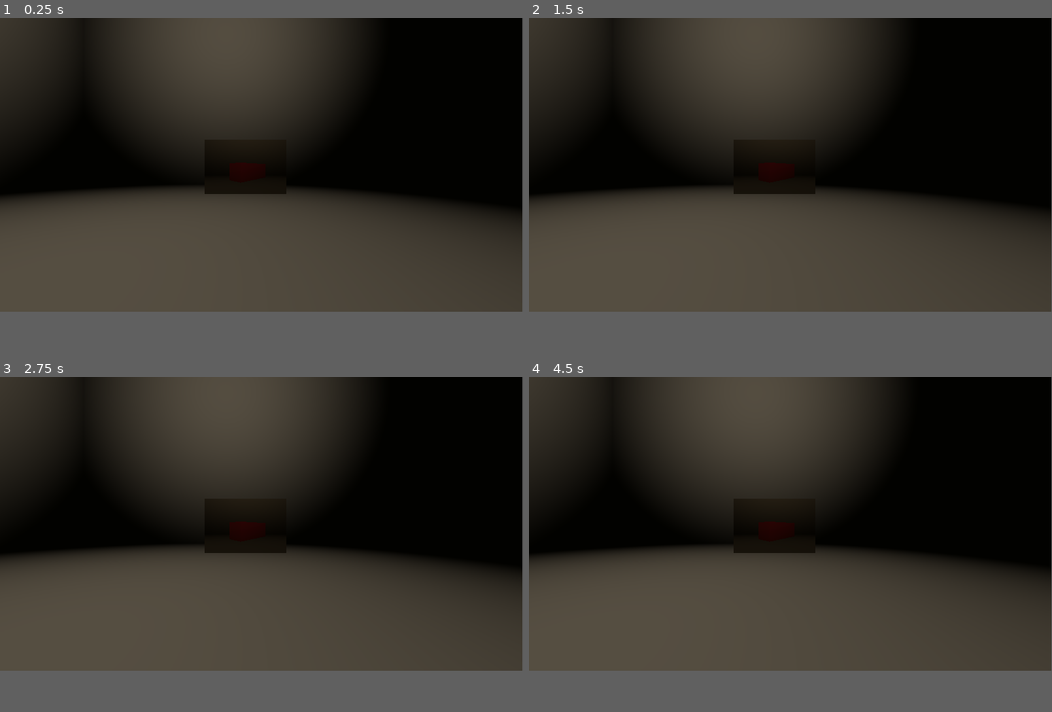
Above: before the commit, frames 1-4 (two rows, left to right).
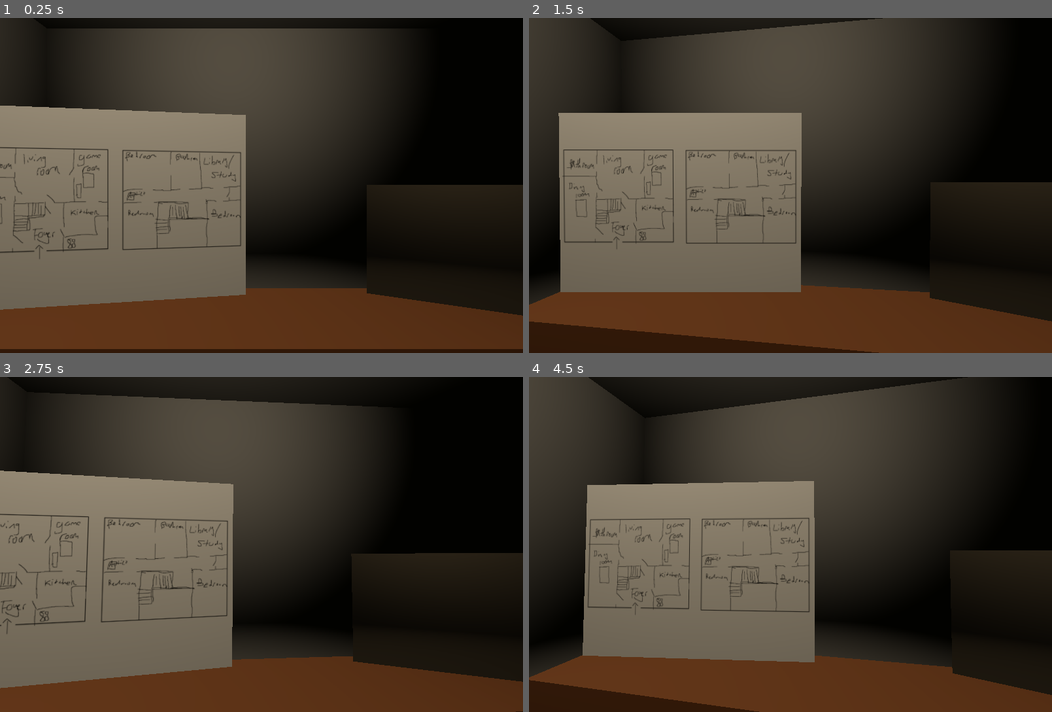
Above: after the commit, the same moments.

Repository: X-y-l/Haunting_House
Game: Godot game, scene res://world.tscn
Same seed, same stepped clock (60 frames per second), same inputs: the game is played once before the commit and once after it.
Inputs (mouse positions are in pixels of both pictures, inside the frame that each line leads up to):
- Up to frame 1 (0.25 s): no input
- Up to frame 2 (1.5 s): tap Enter at 0.5 s; move the mouse to (905, 148) at 0.52 s; tap Space at 1.25 s; move the mouse to (685, 178) at 1.27 s
- Up to frame 3 (2.75 s): tap Enter at 2 s; move the mouse to (313, 460) at 2.02 s
- Up to frame 4 (4.5 s): tap Space at 2.75, 4.25 s; move the mouse to (764, 581) at 2.77 s; tap Enter at 3.5 s; move the mouse to (947, 567) at 3.52 s; move the mouse to (633, 480) at 4.27 s
In our replay, the window is 799x449 before the commit and 800x512 after it. These sizes can differ from the game's own. Grey fills any space a smaller window leaves; there, only what the larger window draws over its background counts as a difference.

The runs differ from the first frame. In frame 1, 54% of the frame differs, in the area x 0-100%, y 0-100%; in frame 2, 67%; in frame 3, 54%; in frame 4, 65%.

Commit message:
desk + mouse movement

Diff:
--- /dev/null
+++ b/Haunting_House/player.gd
@@ -0,0 +1,25 @@
+extends Node3D
+
+# saves the central facing direction for the camera to rotate around
+var middle_rot: Vector2
+
+# the maximum rotation in each axis (x and y) in radians
+var max_rotation: Vector2 = Vector2(0.1, 0.3)
+
+# Called when the node enters the scene tree for the first time.
+func _ready():
+	middle_rot = Vector2(rotation.x, rotation.y)
+
+# Called every frame. 'delta' is the elapsed time since the previous frame.
+func _process(delta):
+	var viewport = get_viewport()
+	var rect = viewport.get_visible_rect()
+	var mouse = viewport.get_mouse_position()
+
+	mouse.x = clamp(mouse.x, 0, rect.size.x)
+	mouse.y = clamp(mouse.y, 0, rect.size.y)
+
+	var p = (2 * mouse / rect.size) - Vector2(1, 1)
+
+	rotation.y = middle_rot.y - p.x * max_rotation.y
+	rotation.x = middle_rot.x - p.y * max_rotation.x
--- a/Haunting_House/project.godot
+++ b/Haunting_House/project.godot
@@ -14,3 +14,8 @@
 run/main_scene="res://world.tscn"
 config/features=PackedStringArray("4.0", "Forward Plus")
 config/icon="res://icon.svg"
+
+[display]
+
+window/size/viewport_width=2500
+window/size/viewport_height=1800
--- a/Haunting_House/world.tscn
+++ b/Haunting_House/world.tscn
@@ -1,7 +1,9 @@
-[gd_scene load_steps=10 format=3 uid="uid://bjjq5nfk1syjm"]
+[gd_scene load_steps=13 format=3 uid="uid://bjjq5nfk1syjm"]
 
+[ext_resource type="Texture2D" uid="uid://s7anh1ml1vfn" path="res://board.png" id="1_6lrts"]
 [ext_resource type="PackedScene" uid="uid://bfxh8m6a8md55" path="res://player.tscn" id="1_x7o30"]
 [ext_resource type="Texture2D" uid="uid://cuwb8whbqnqfp" path="res://cctv-texture.tres" id="2_606cp"]
+[ext_resource type="Script" path="res://player.gd" id="3_oveuh"]
 
 [sub_resource type="ProceduralSkyMaterial" id="ProceduralSkyMaterial_t2cjy"]
 
@@ -15,7 +17,10 @@
 sky = SubResource("Sky_o6po7")
 
 [sub_resource type="StandardMaterial3D" id="StandardMaterial3D_hd2k0"]
-albedo_color = Color(1, 0, 0.298039, 1)
+albedo_color = Color(0.529412, 0.313726, 0.164706, 1)
+
+[sub_resource type="StandardMaterial3D" id="StandardMaterial3D_xej8x"]
+albedo_texture = ExtResource("1_6lrts")
 
 [sub_resource type="StandardMaterial3D" id="StandardMaterial3D_s5dlf"]
 resource_local_to_scene = true
@@ -59,10 +64,15 @@
 transform = Transform3D(1, 0, 0, 0, 1, 0, 0, 0, 1, -7.01548, 3.23815, 0.165093)
 size = Vector3(0.431957, 7.42956, 12.9889)
 
-[node name="Box (testing)" type="CSGBox3D" parent="Room"]
-transform = Transform3D(0.688355, 1.2912e-17, 0.725374, 3.48787e-16, 1, -3.48787e-16, -0.725374, 4.9309e-16, 0.688355, -5.46816, 0.654087, 0.0451229)
-size = Vector3(0.653975, 1, 1.70544)
+[node name="Desk" type="CSGBox3D" parent="Room"]
+transform = Transform3D(1, -3.48787e-16, 3.48787e-16, 3.48787e-16, 1, -3.48787e-16, -3.48787e-16, 3.48787e-16, 1, -0.2634, 0.695194, -1.26953)
+size = Vector3(4.89588, 1, 0.78637)
 material = SubResource("StandardMaterial3D_hd2k0")
+
+[node name="Board" type="CSGBox3D" parent="Room"]
+transform = Transform3D(-0.992546, -3.03681e-16, -0.121869, 3.48787e-16, -1, -3.48787e-16, 0.121869, 3.88693e-16, -0.992546, -1.56093, 2.01401, -1.32614)
+material_override = SubResource("StandardMaterial3D_xej8x")
+size = Vector3(2.07893, 1.54457, 0.0253594)
 
 [node name="OmniLight3D" type="OmniLight3D" parent="."]
 transform = Transform3D(1, 0, 0, 0, 1, 0, 0, 0, 1, -1.41129, 6.14221, 0)
@@ -71,7 +81,8 @@
 omni_range = 8.90298
 
 [node name="Player" parent="." instance=ExtResource("1_x7o30")]
-transform = Transform3D(1, 0, 0, 0, 1, 0, 0, 0, 1, 0, 0.900809, 1.26285)
+transform = Transform3D(1, 0, 0, 0, 1, 0, 0, 0, 1, -0.394973, 2.18065, 0.436773)
+script = ExtResource("3_oveuh")
 
 [node name="SubViewport" type="SubViewport" parent="."]
 render_target_update_mode = 4
@@ -81,7 +92,7 @@
 fov = 59.7
 
 [node name="Screen" type="MeshInstance3D" parent="."]
-transform = Transform3D(1, 0, -1.5246e-23, -1.5246e-23, -4.37114e-08, -1, 0, 1, -4.37114e-08, -0.283321, 0.861555, -2.24543)
+transform = Transform3D(0.947768, -0.318959, 1.39422e-08, -1.5246e-23, -4.37114e-08, -1, 0.318959, 0.947768, -4.14283e-08, 1.28145, 1.68746, -1.32072)
 material_override = SubResource("StandardMaterial3D_s5dlf")
 mesh = SubResource("PlaneMesh_uo1h5")
 skeleton = NodePath("")
Binary file added: Haunting_House/board.png
Not shown, added: Haunting_House/board.png.import
